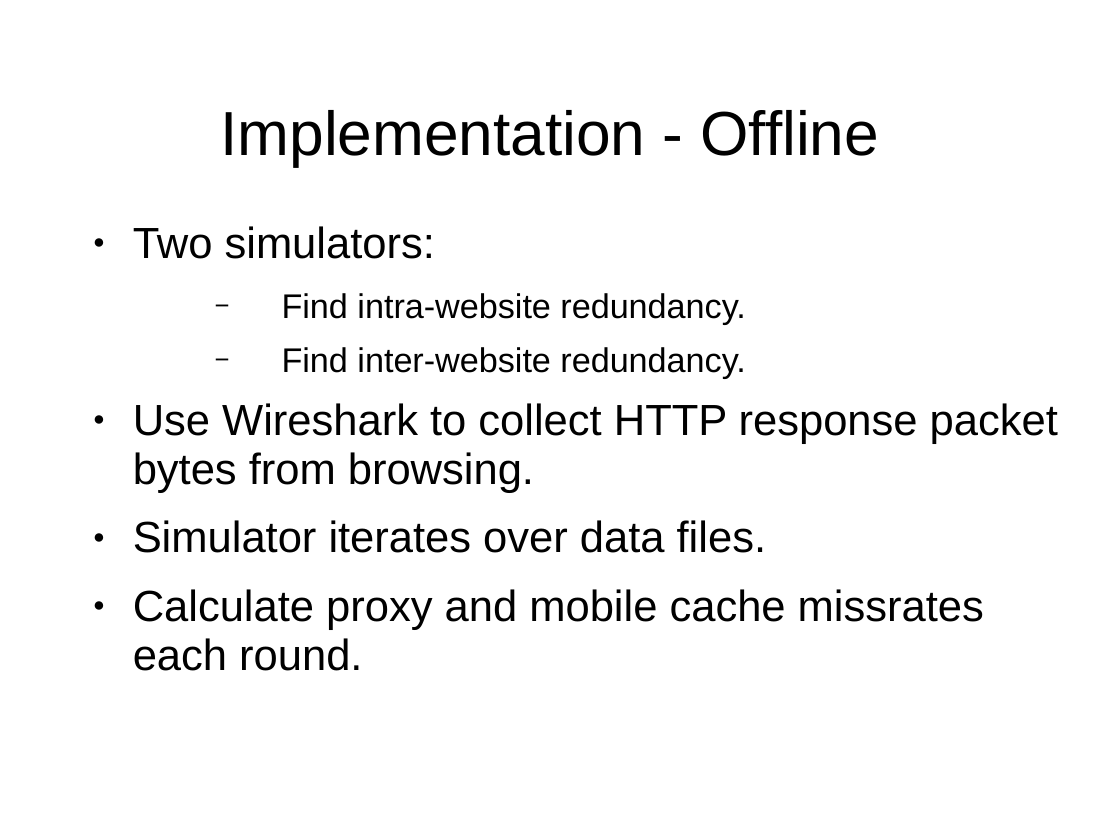
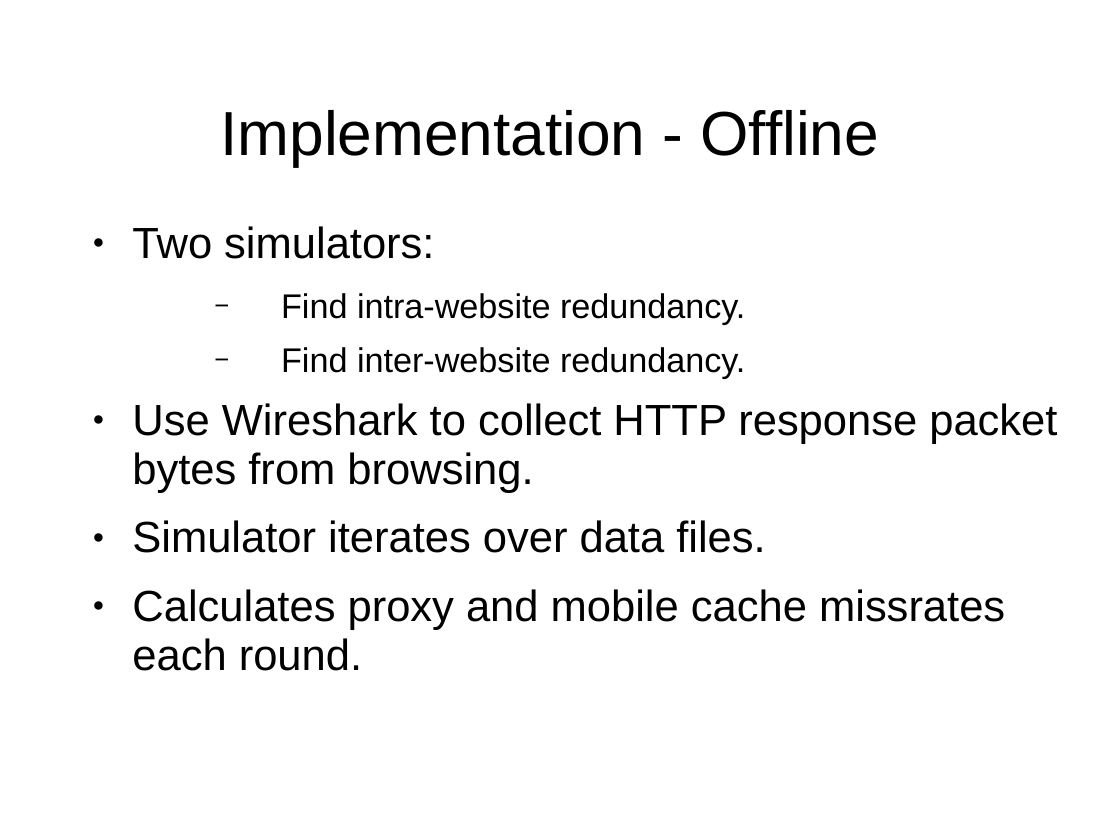
Before and after one commit to masomel/big-data-project, a slide deck: slide 7 of paper/Presentation_May17.ppt. Drawn at 1120x840 pixels with LibreOffice and Linux fonts; fonts in the diff are those of the drawing; background and template pictures are left out. Boxes give left, top, right and bottom in pixels: in the first picture for what was removed or moved away, otherwise in the second. Text is boxed around its words. In the diff, an @@ line names an element or a change of style, - is before the commit and + after.

```diff
--- a/paper/Presentation_May17.ppt
+++ b/paper/Presentation_May17.ppt
@@ text at (x1=132, y1=589, x2=1005, y2=671): text changed @@
-● Calculate proxy and mobile cache missrates each round.
+● Calculates proxy and mobile cache missrates each round.
```
Also in this commit, not shown: 3 other slides changed, 4 slides added, 5 slides removed.
